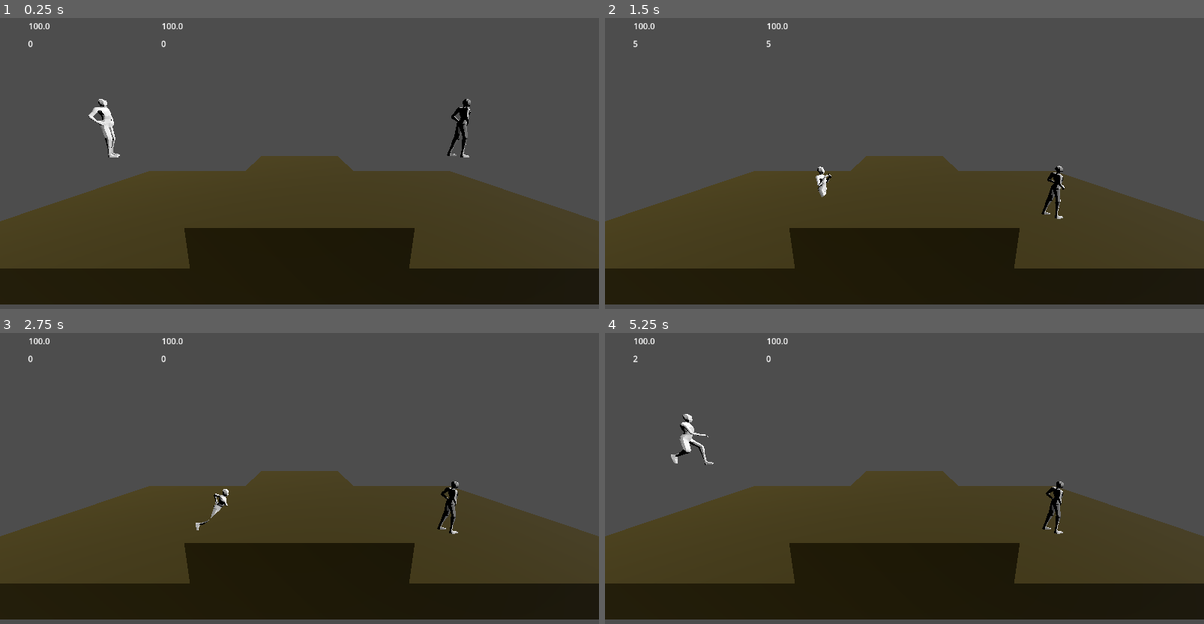
Above: before the commit, frames 1-4 (two rows, left to right).
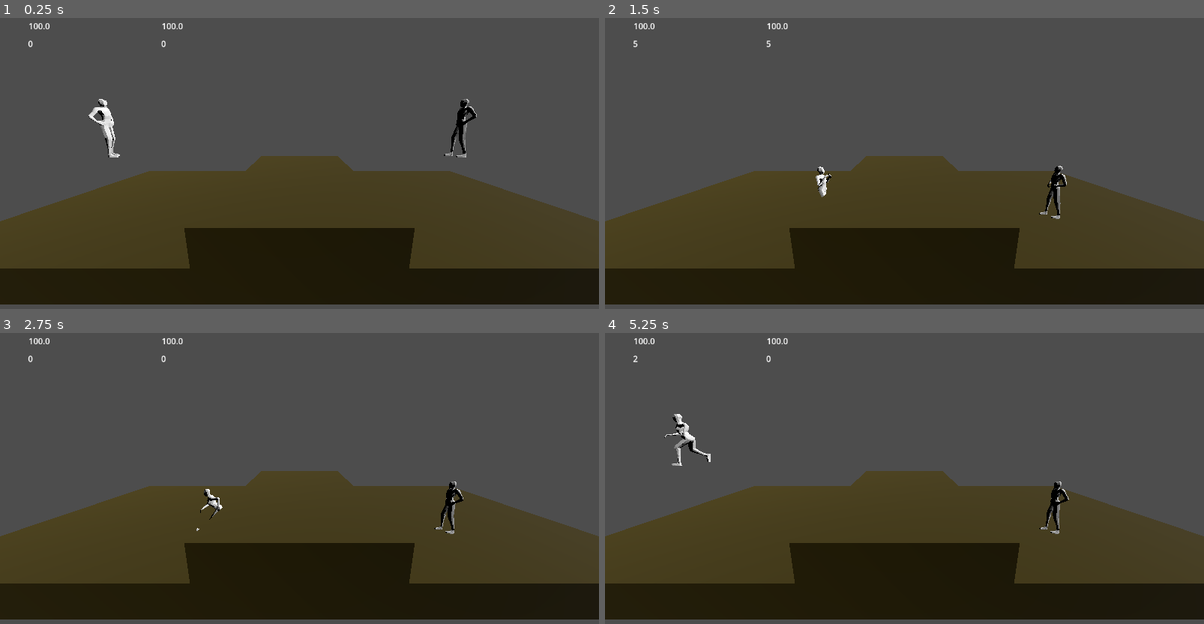
Above: after the commit, the same moments.

Repository: pixelcrust/fighting_game
Game: Godot game, scene res://scenes/world.tscn
The game is run twice, just before and just after one commit, with the same random seed, the same clock (stepped at 60 frames per second) and the same inputs.
Inputs:
- Up to frame 1 (0.25 s): no input
- Up to frame 2 (1.5 s): hold D (key_right_0) 0.53-1.28 s; tap V (key_attack1_0) at 0.6 s; tap W (key_jump_0) at 0.77 s; hold A (key_left_0) from 1.28 s (still down); tap K (key_attack1_1) at 1.35 s
- Up to frame 3 (2.75 s): tap W (key_jump_0) at 1.52 s; release A (key_left_0) at 2.03 s; hold D (key_right_0) from 2.03 s (still down); tap B (key_block_0) at 2.1 s
- Up to frame 4 (5.25 s): tap L (key_block_1) at 2.85 s; tap W (key_jump_0) at 3.02, 3.77, 4.52 s; release D (key_right_0) at 3.53 s; hold A (key_left_0) from 3.53 s (still down); tap S (key_duck_0) at 3.6 s; tap Down (key_duck_1) at 4.35 s; tap V (key_attack1_0) at 5.1 s

The runs differ from the first frame. In frame 1, 0.3% of the frame differs, in the area x 74-80%, y 27-48%; in frame 2, 0.2%; in frame 3, 0.5%; in frame 4, 0.8%, in the area x 9-78%, y 27-70%.

Commit message:
working on turning around

Diff:
--- a/scenes/world.tscn
+++ b/scenes/world.tscn
@@ -15,6 +15,11 @@
 
 [node name="test_fighter" parent="." instance=ExtResource("1_f3sb7")]
 transform = Transform3D(-4.37114e-08, 0, 1, 0, 1, 0, -1, 0, -4.37114e-08, -6.13771, 2.94547, 2.18245)
+player = 0
+hp = 100.0
+stance = 100.0
+run_speed = 3.0
+jump_speed = 4.0
 
 [node name="Camera" parent="." instance=ExtResource("2_fj7yv")]
 transform = Transform3D(1, 0, 0, 0, 0.969544, 0.244918, 0, -0.244918, 0.969544, 0, 3.76418, 9.33338)
@@ -29,5 +34,9 @@
 transform = Transform3D(-0.122684, 0.598071, 0.791997, 0, -0.798026, 0.602623, 0.992446, 0.0739319, 0.0979046, 12.5149, 5.3762, -12.2308)
 
 [node name="test_fighter2" parent="." instance=ExtResource("1_f3sb7")]
-transform = Transform3D(-4.37114e-08, 0, 1, 0, 1, 0, -1, 0, -4.37114e-08, 5.15323, 2.94547, 2.18245)
+transform = Transform3D(1.19249e-08, 0, -1, 0, 1, 0, 1, 0, 1.19249e-08, 5.15323, 2.94547, 2.18245)
 player = 1
+hp = 100.0
+stance = 100.0
+run_speed = 3.0
+jump_speed = 4.0
--- a/scripts/script_fighter.gd
+++ b/scripts/script_fighter.gd
@@ -171,12 +171,14 @@
 	pass
 
 func turn_left(delta):
-	if rotation.y == 90:
-		rotation.y = 180
+	print(str(rad_to_deg($Base_Rig_003.rotation.y)))
+	if $Base_Rig_003.rotation.y == deg_to_rad(0.0):
+		$Base_Rig_003.rotation.y = deg_to_rad(180.0)
 
 func turn_right(delta):
-	if rotation.y == 180:
-		rotation.y = 90
+	print(str(rad_to_deg($Base_Rig_003.rotation.y)))
+	if $Base_Rig_003.rotation.y == deg_to_rad(180.0):
+		$Base_Rig_003.rotation.y = deg_to_rad(0.0)
 
 
 func being_hit_to_main_script(dmg: float, stagger: float) -> void:
--- a/ui_elements/life_bar.tscn
+++ b/ui_elements/life_bar.tscn
@@ -8,12 +8,14 @@
 script = ExtResource("1_24h4y")
 
 [node name="label_hp" type="Label" parent="."]
+layout_mode = 0
 offset_left = 23.0
 offset_top = 24.0
 offset_right = 63.0
 offset_bottom = 47.0
 
 [node name="label_state" type="Label" parent="."]
+layout_mode = 0
 offset_left = 22.0
 offset_top = 58.0
 offset_right = 62.0
Not shown: 1 places in scenes/character_rig.tscn that only renumber resources
